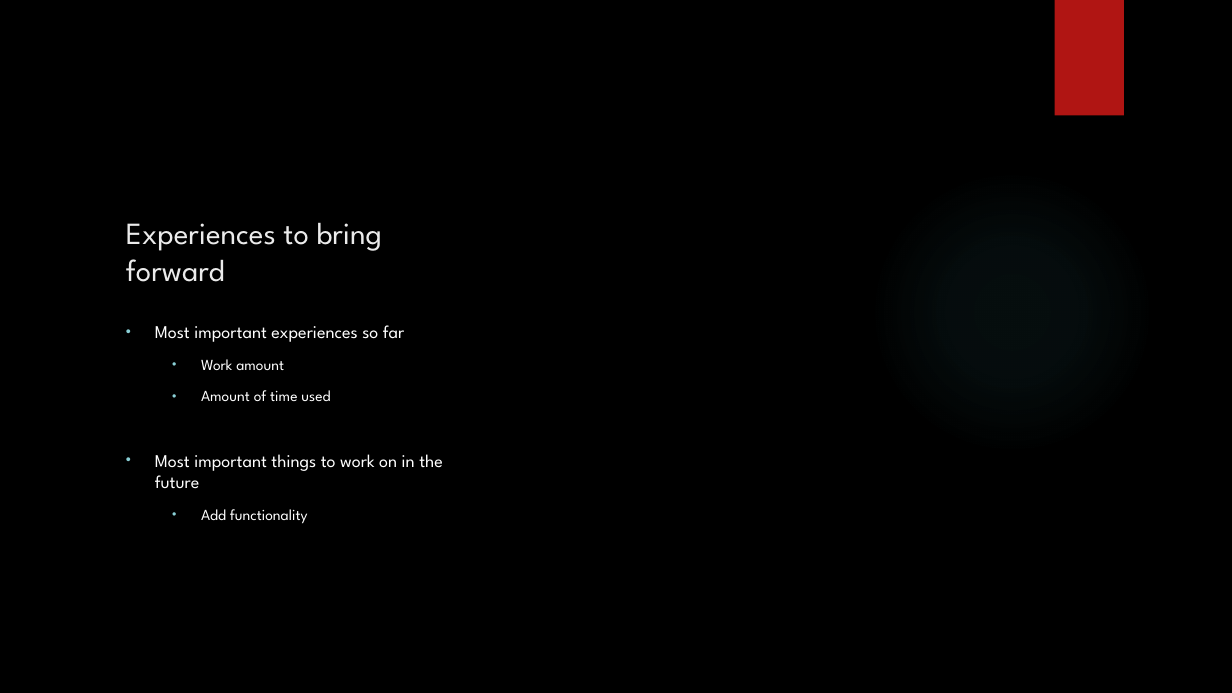
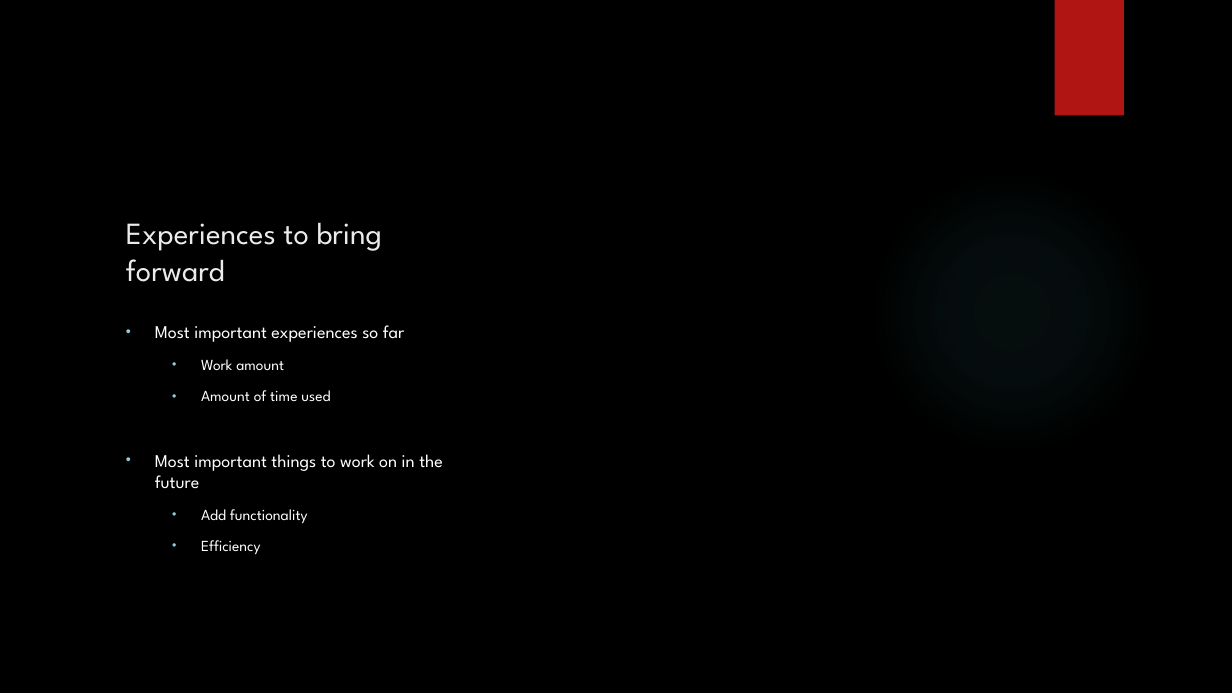
Before and after one commit to Ingrid97/g4_team4.1, a slide deck: slide 5 of Deliverables/INF112_presentasjon.pptx. Drawn at 1232x693 pixels with LibreOffice and Linux fonts; fonts in the diff are those of the drawing; background and template pictures are left out. Boxes give left, top, right and bottom in pixels: in the first picture for what was removed or moved away, otherwise in the second. Text is boxed around its words. In the diff, an @@ line names an element or a change of style, - is before the commit and + after.

```diff
--- a/Deliverables/INF112_presentasjon.pptx
+++ b/Deliverables/INF112_presentasjon.pptx
@@ text at (201, 540, 261, 555): paragraph added @@
+  • Efficiency
```
Also in this commit, not shown: 1 other slide changed.
